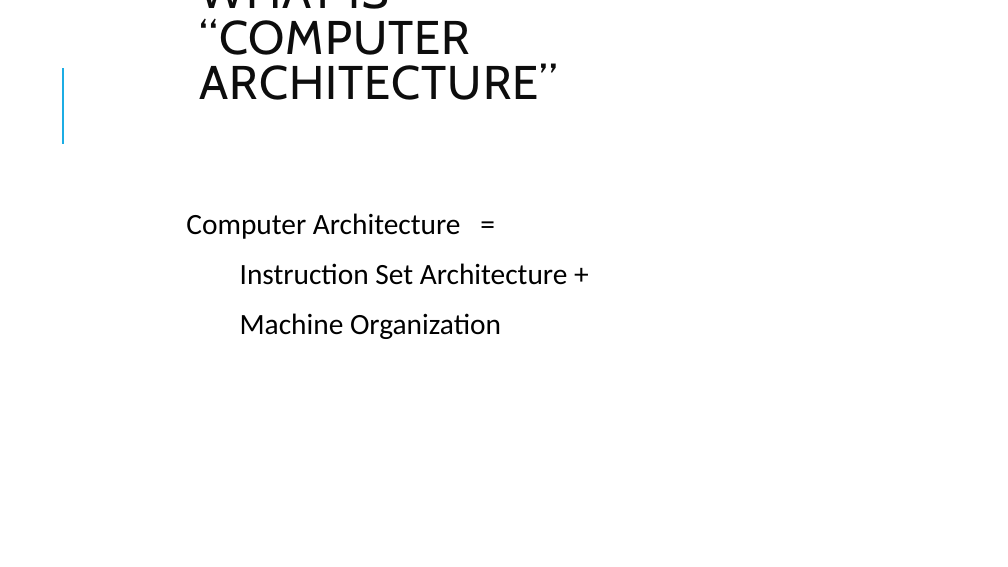
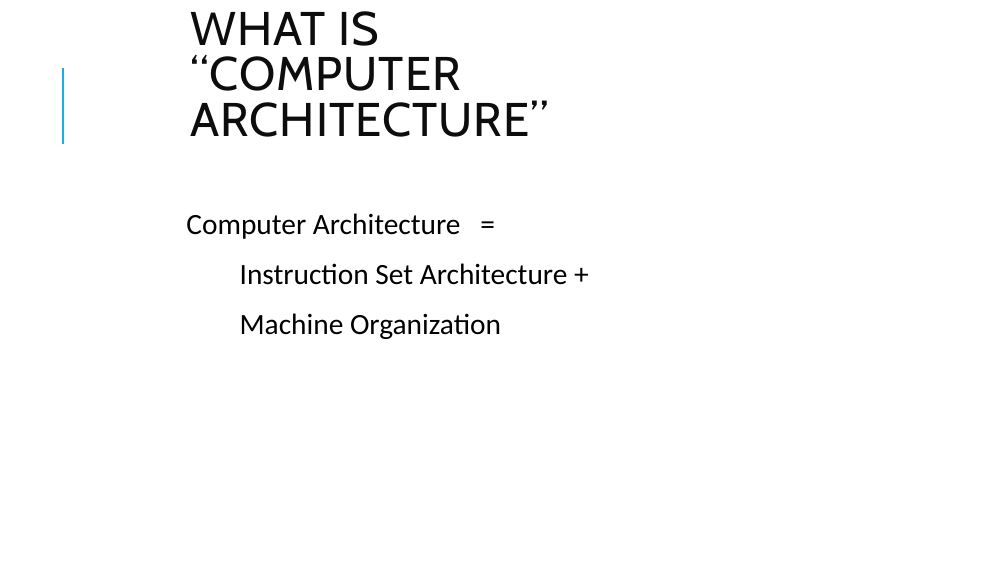
Before and after one commit to RashikRahman/3.2_Notes_AllSub, a slide deck: slide 10 of CSE_317_Computer Architecture/slides/Lecture- 1.pptx. Drawn at 1008x567 pixels with LibreOffice and Linux fonts; fonts in the diff are those of the drawing. Boxes give left, top, right and bottom in pixels: in the first picture for what was removed or moved away, otherwise in the second. Text is boxed around its words. In the diff, an @@ line names an element or a change of style, - is before the commit and + after.

```diff
--- a/CSE_317_Computer Architecture/slides/Lecture- 1.pptx
+++ b/CSE_317_Computer Architecture/slides/Lecture- 1.pptx
@@ title "WHAT IS “COMPUTER ARCHITECTURE”" rewrapped from [200,0,558,100] to [190,11,548,137] @@
```
Also in this commit, not shown: 8 other slides changed, 17 other files.
